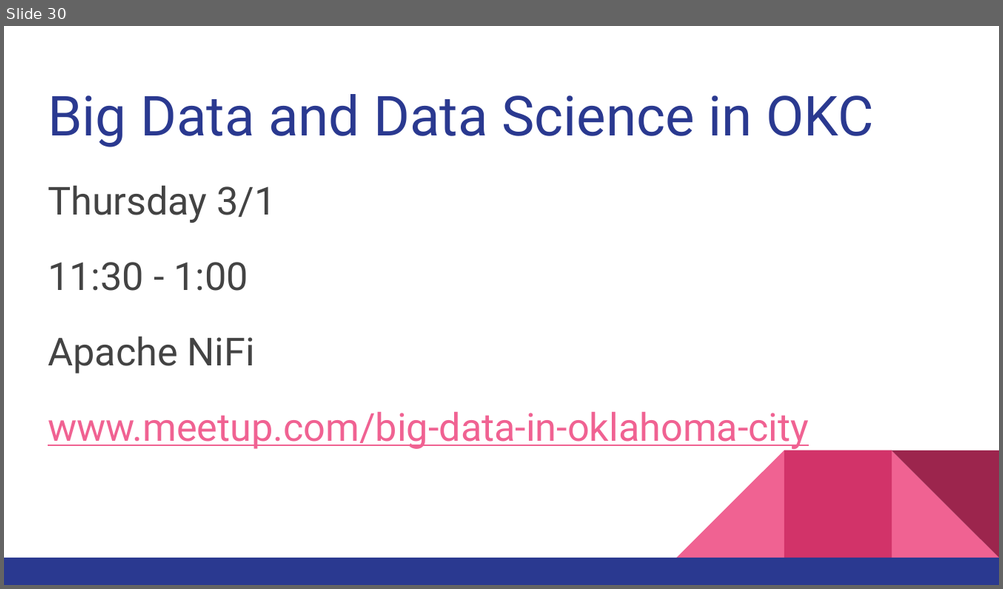
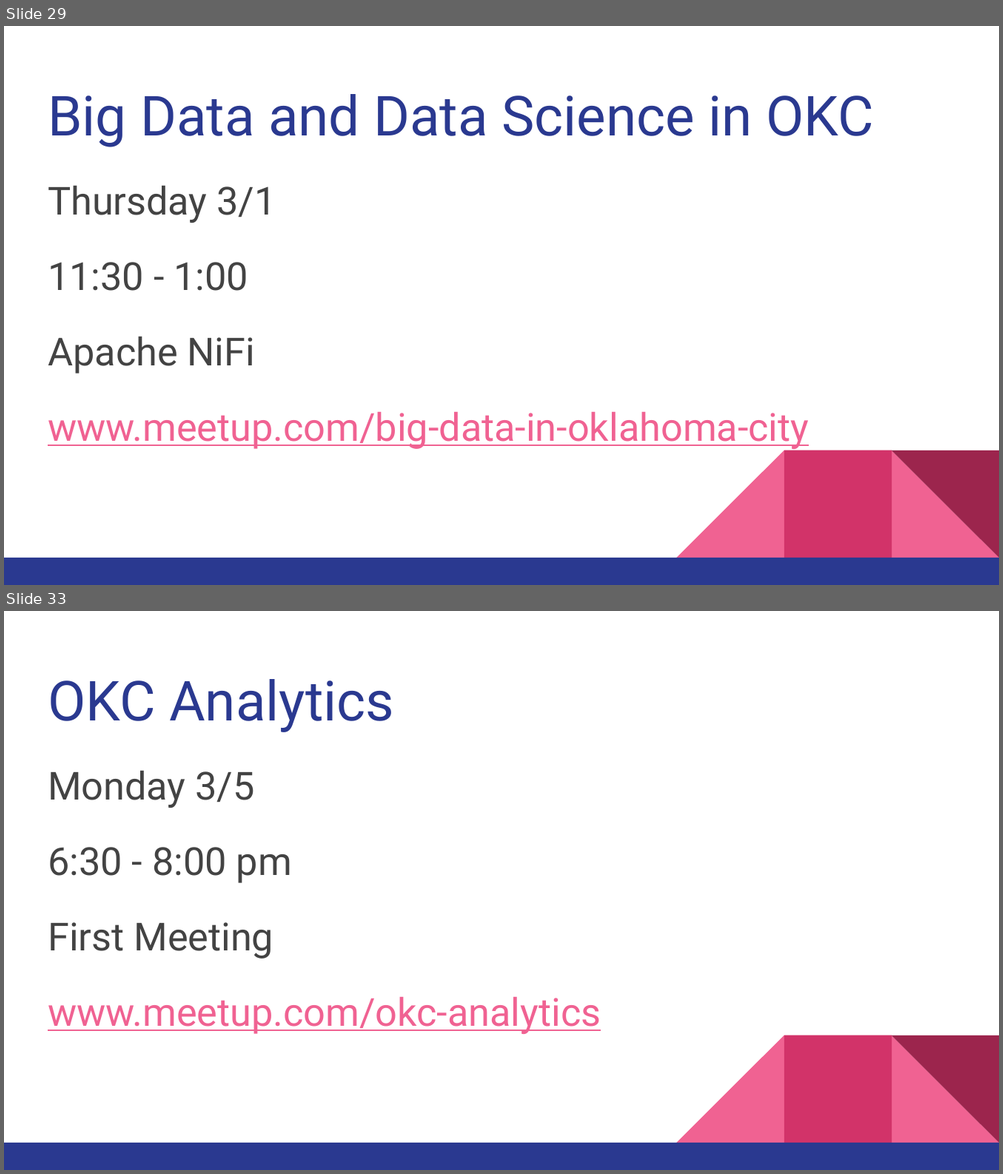
Before and after one commit to kacollins/slideshows, a slide deck: 2018-02-01.pptx. Shown one above the other, each under a label of ours: slide 30 before the commit, slides 29 and 33 after it; the slides between them are not shown. The pictures are 1003x589 and 1003x1174 pixels, drawn with LibreOffice and Linux fonts; fonts in the diff are those of the drawing. Boxes give left, top, right and bottom in pixels: in the first picture for what was removed or moved away, otherwise in the second. Text is boxed around its words. In the diff, an @@ line names an element or a change of style, - is before the commit and + after.

```diff
--- a/2018-02-01.pptx
+++ b/2018-02-01.pptx
@@ slide 33 added at (4, 611, 999, 1170), background #FFFFFF; not listed: 5 template elements that a slide beside it also shows @@
@@ title added at (48, 679, 394, 732), 40 pt, text #2A3990 @@
+OKC Analytics
@@ text added at (48, 771, 600, 1034), 28 pt, text #434343 @@
+Monday 3/5
+6:30 - 8:00 pm
+First Meeting
+www.meetup.com/okc-analytics
@@ what was slide 30 is now slide 29 @@
```
Also in this commit, not shown: 2 slides changed, 2 other slides added.
